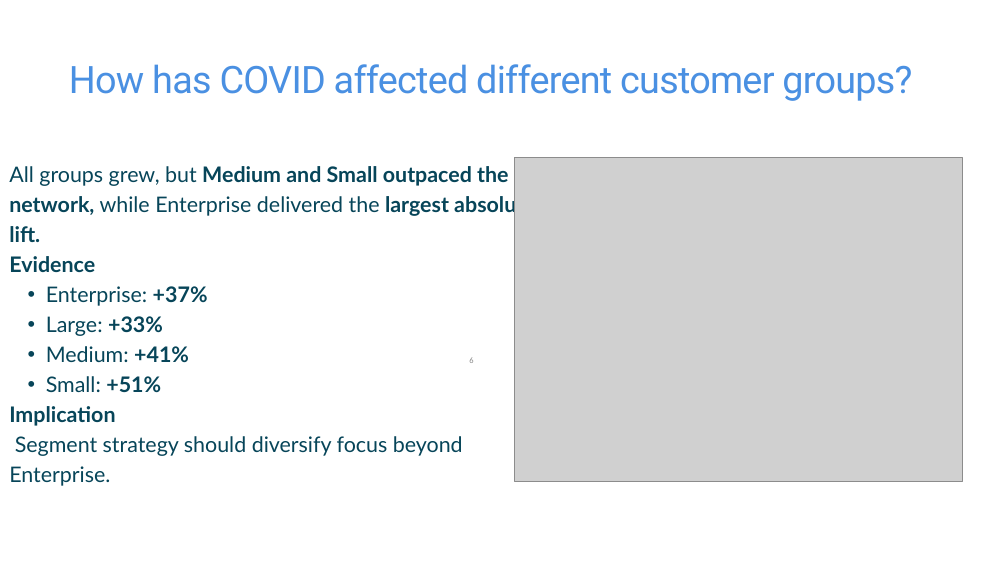
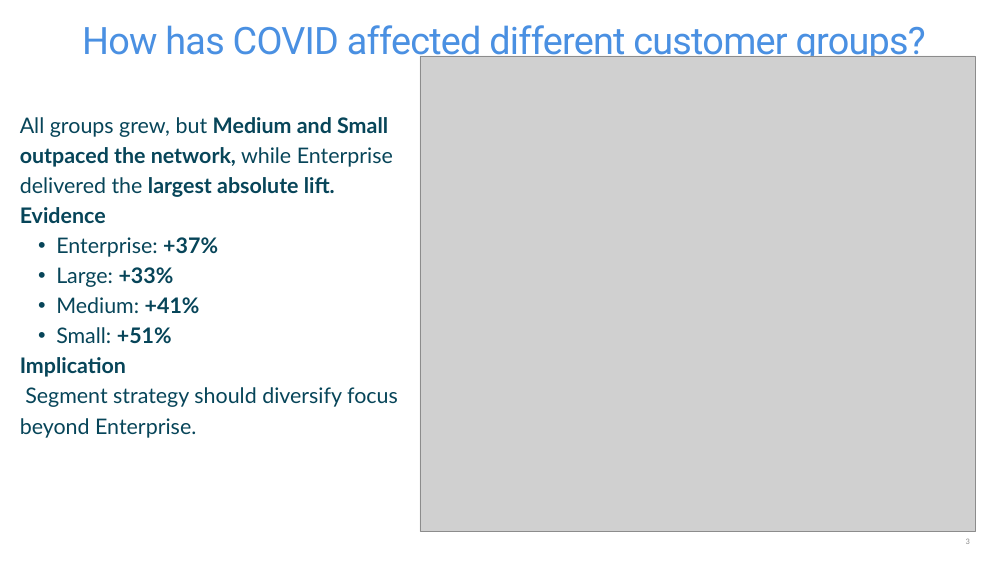
Before and after one commit to John-Adedoyin-001/Data-program-COMP-603_PROJECT-EBOSELE-AND-JOHN, a slide deck: slide 3 of John-Ebose-Project-Presentation--COVID-19-Impact-on-ABC-Company.pptx (slide 6 before the commit). Drawn at 1008x567 pixels with LibreOffice and Linux fonts; fonts in the diff are those of the drawing; grey boxes stand for pictures. Boxes give left, top, right and bottom in pixels: in the first picture for what was removed or moved away, otherwise in the second. Text is boxed around its words. In the diff, an @@ line names an element or a change of style, - is before the commit and + after.

```diff
--- a/John-Ebose-Project-Presentation--COVID-19-Impact-on-ABC-Company.pptx
+++ b/John-Ebose-Project-Presentation--COVID-19-Impact-on-ABC-Company.pptx
@@ text "How has COVID affected different ...": place and size @@
-text "How has COVID affected different ..." at [69,64,912,101]
+text "How has COVID affected different ..." at [82,25,926,64]
@@ picture: place and size @@
-picture at [515,158,962,481]
+picture at [420,56,975,531]
@@ text "All groups grew, but Medium ..." rewrapped from [9,166,535,486] to [20,117,398,438] @@
@@ page number removed at [469,358,473,363] @@
-6
@@ page number added at [966,539,970,544], 12 pt, text #8C8C8C @@
+3
```
Also in this commit, not shown: 7 other slides changed, 5 slides added, 4 slides removed, 3 other files.
